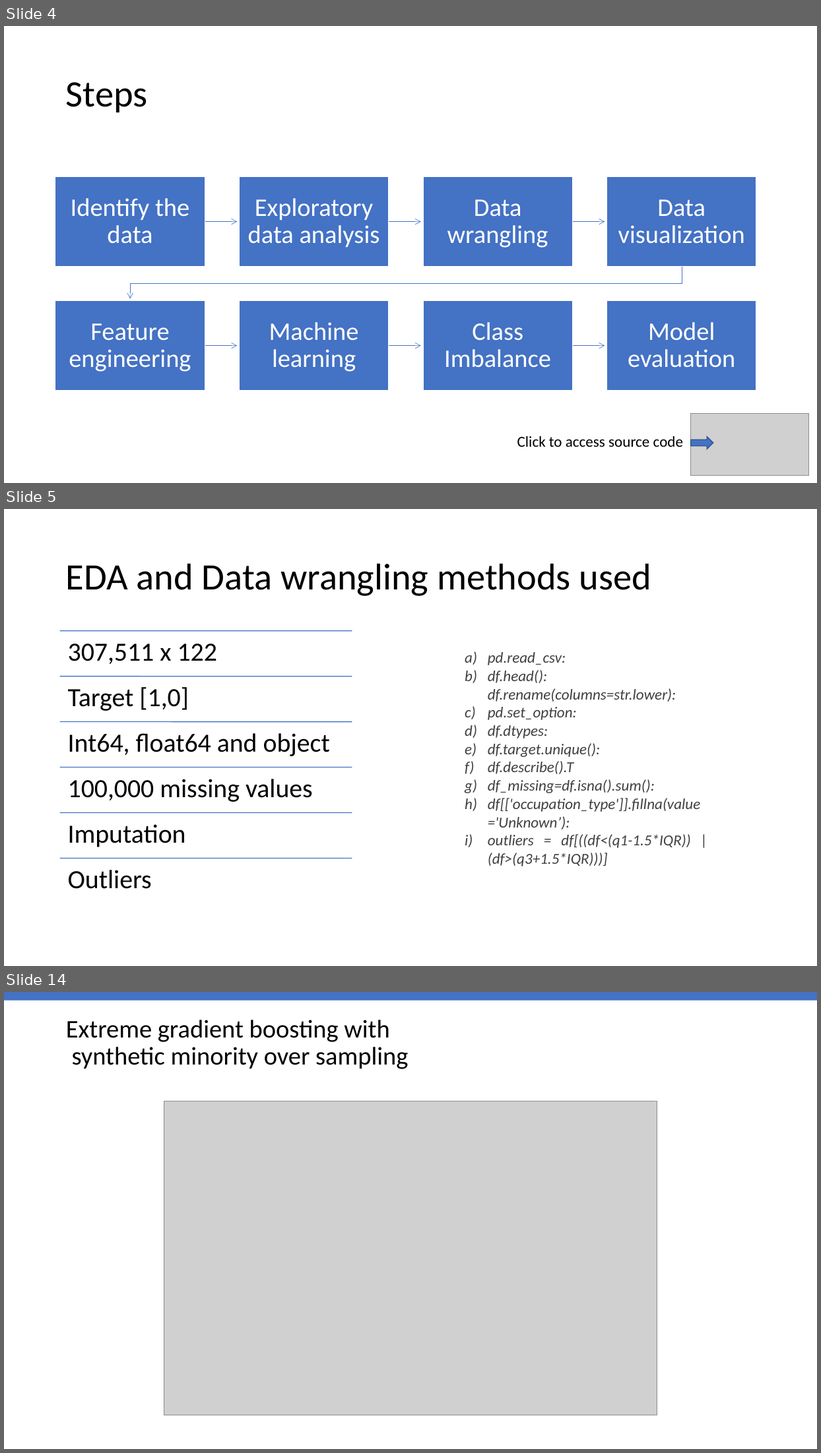
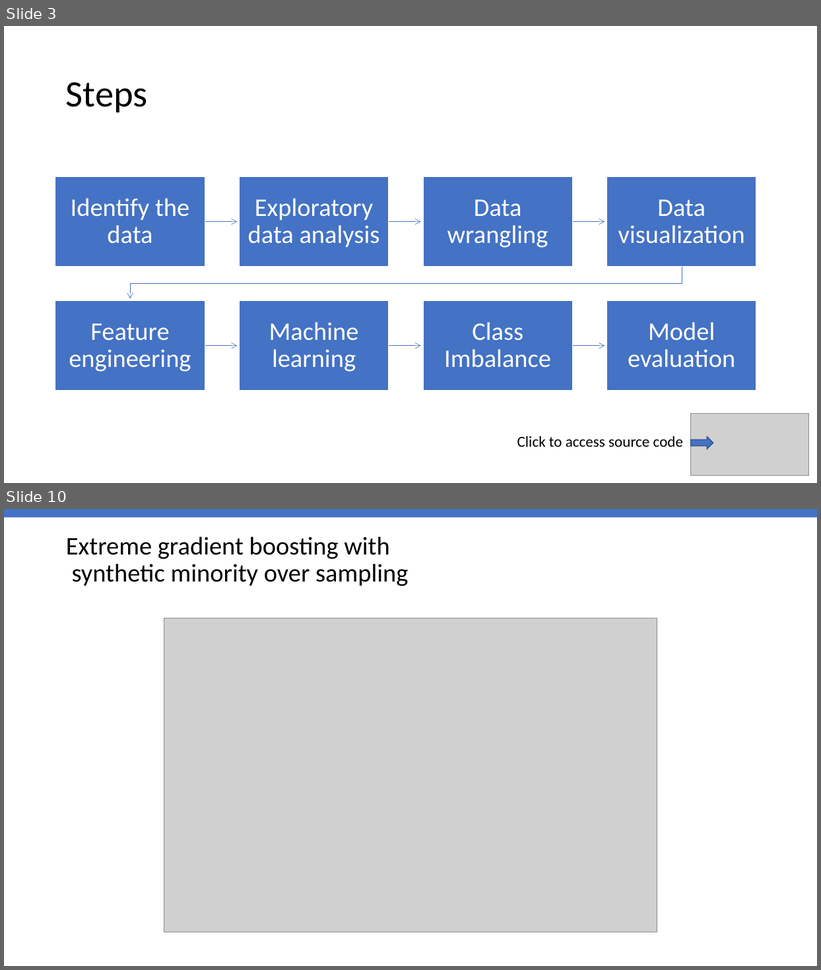
Before and after one commit to vaddhiparthy/credit_risk, a slide deck: CreditRisk_PPT_Vaddhiparthy.pptx. Shown one above the other, each under a label of ours: slides 4, 5 and 14 before the commit, slides 3 and 10 after it; the slides between them are not shown. The pictures are 821x1453 and 821x970 pixels, drawn with LibreOffice and Linux fonts; fonts in the diff are those of the drawing; grey boxes stand for pictures. Boxes give left, top, right and bottom in pixels: in the first picture for what was removed or moved away, otherwise in the second. Text is boxed around its words. In the diff, an @@ line names an element or a change of style, - is before the commit and + after.

```diff
--- a/CreditRisk_PPT_Vaddhiparthy.pptx
+++ b/CreditRisk_PPT_Vaddhiparthy.pptx
@@ slide 5 removed at box(4, 509, 817, 966), background #FFFFFF @@
@@ title removed at box(66, 563, 651, 596) @@
-EDA and Data wrangling methods used
@@ text removed at box(488, 652, 700, 867) @@
-a) pd.read_csv:
-b) df.head(): df.rename(columns=str.lower):
-c) pd.set_option:
-d) df.dtypes:
-e) df.target.unique():
-f) df.describe().T
-g) df_missing=df.isna().sum():
-h) df[['occupation_type']].fillna(value='Unknown’):
-i) outliers = df[((df<(q1-1.5*IQR)) | (df>(q3+1.5*IQR)))]
@@ group removed at box(60, 631, 352, 889): 6 lines, 6 texts @@
-307,511 x 122
-Target [1,0]
-Int64, float64 and object
-100,000 missing values
-Imputation
-Outliers
@@ what was slide 4 is now slide 3 @@
@@ what was slide 14 is now slide 10 @@
```
Also in this commit, not shown: 3 slides changed, 4 slides added, 7 other slides removed, 1 other file.
